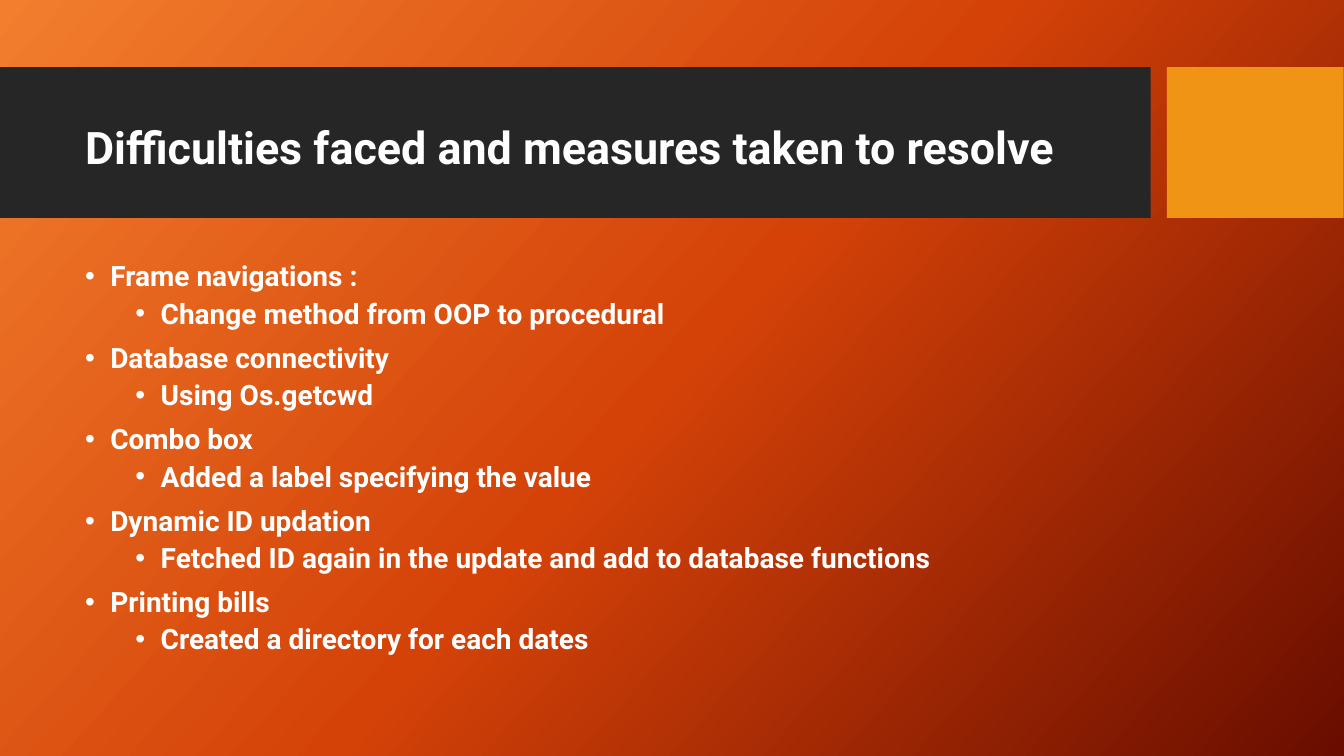
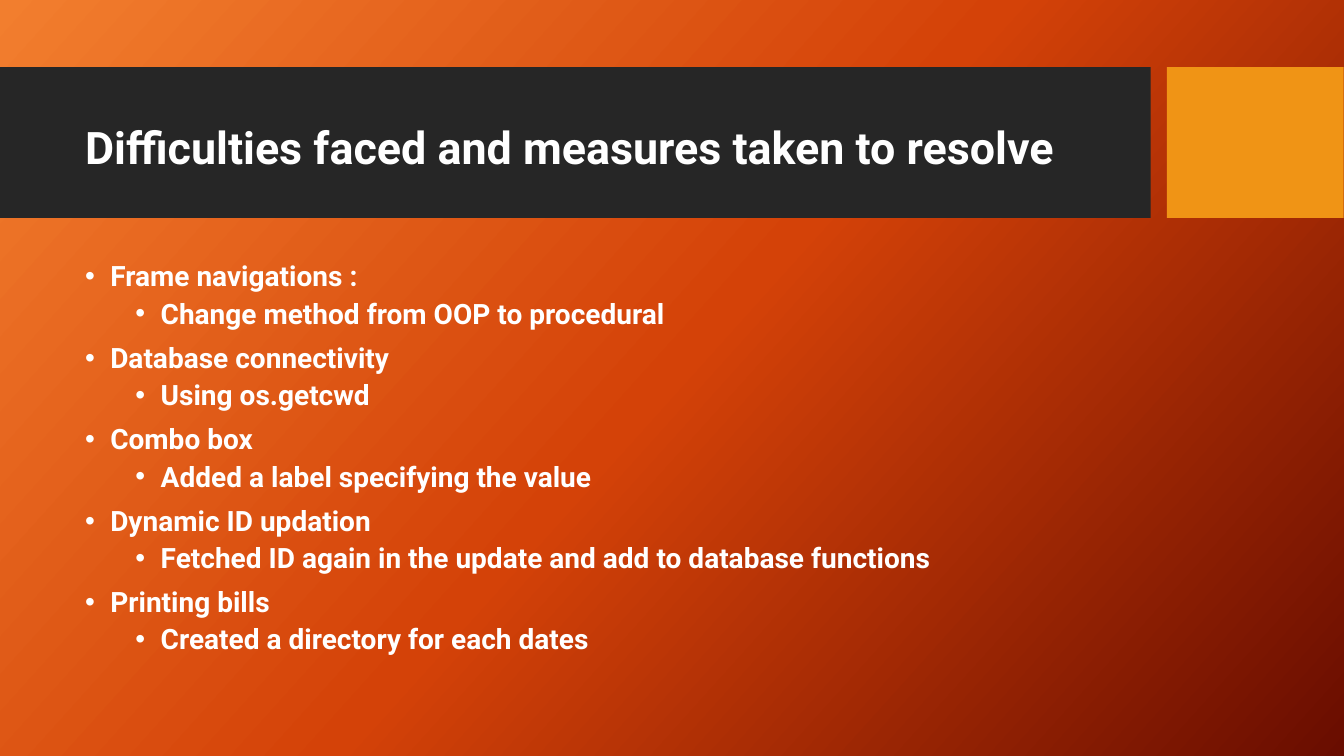
Before and after one commit to pathikg/Store-management-system, a slide deck: slide 9 of KJ Mart.pptx. Drawn at 1344x756 pixels with LibreOffice and Linux fonts; fonts in the diff are those of the drawing; background and template pictures are left out. Boxes give left, top, right and bottom in pixels: in the first picture for what was removed or moved away, otherwise in the second. Text is boxed around its words. In the diff, an @@ line names an element or a change of style, - is before the commit and + after.

```diff
--- a/KJ Mart.pptx
+++ b/KJ Mart.pptx
@@ text at (x1=161, y1=384, x2=370, y2=411): text changed @@
-  • Using Os.getcwd
+  • Using os.getcwd
```
Also in this commit, not shown: 2 other slides changed, 3 other files.
